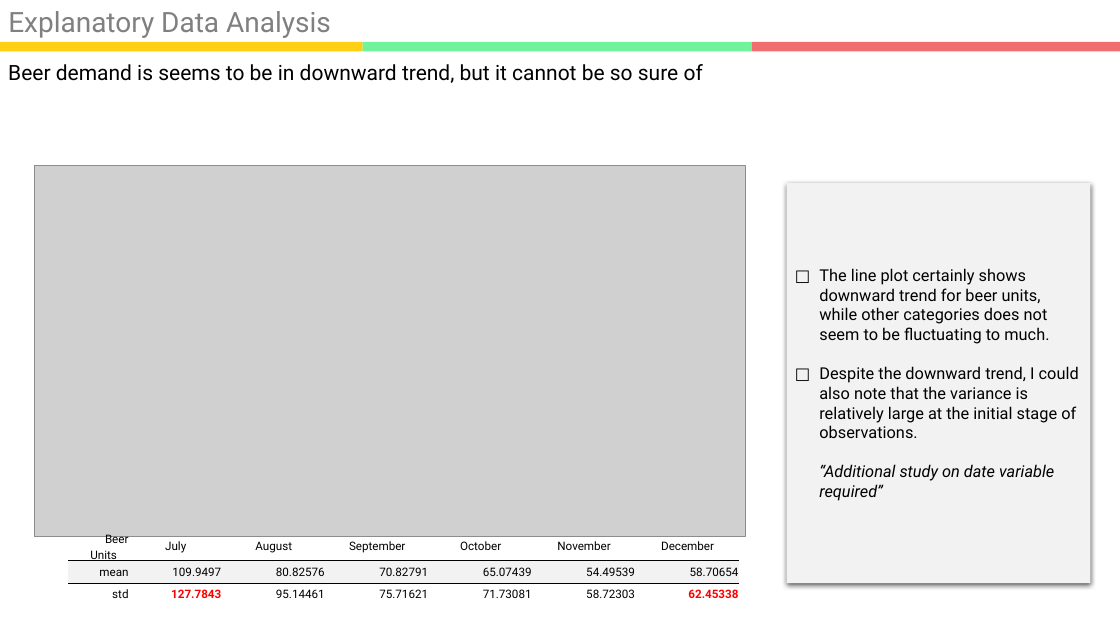
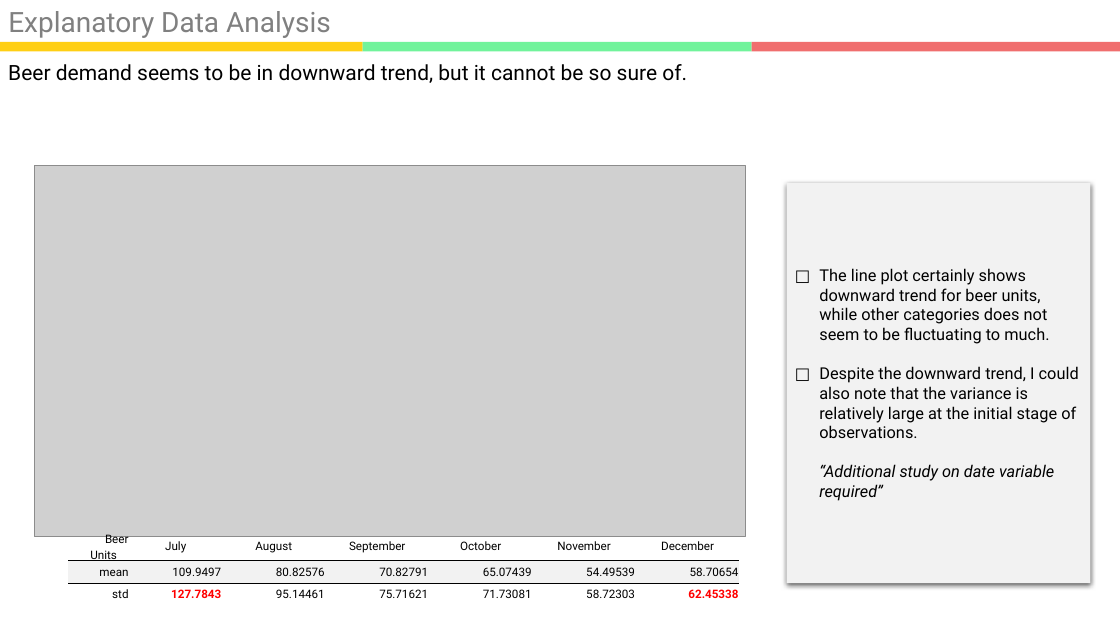
Before and after one commit to kookoowaa/Projects, a slide deck: slide 7 of WB project/Analysis Report.pptx (slide 8 before the commit). Drawn at 1120x630 pixels with LibreOffice and Linux fonts; fonts in the diff are those of the drawing; grey boxes stand for pictures. Boxes give left, top, right and bottom in pixels: in the first picture for what was removed or moved away, otherwise in the second. Text is boxed around its words. In the diff, an @@ line names an element or a change of style, - is before the commit and + after.

```diff
--- a/WB project/Analysis Report.pptx
+++ b/WB project/Analysis Report.pptx
@@ text at [8, 64, 687, 83]: text changed @@
-Beer demand is seems to be in downward trend, but it cannot be so sure of
+Beer demand seems to be in downward trend, but it cannot be so sure of.
```
Also in this commit, not shown: 8 other slides changed, 6 slides added, 6 slides removed, 6 other files.
